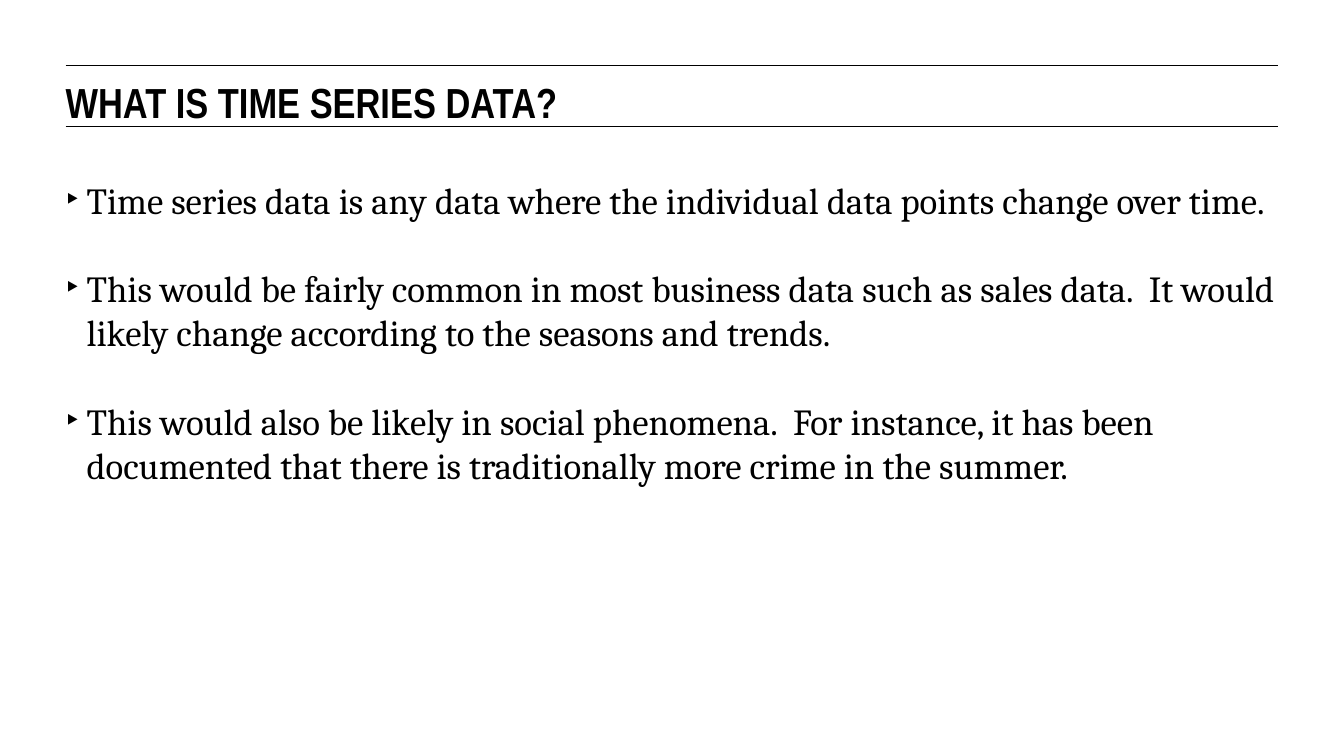
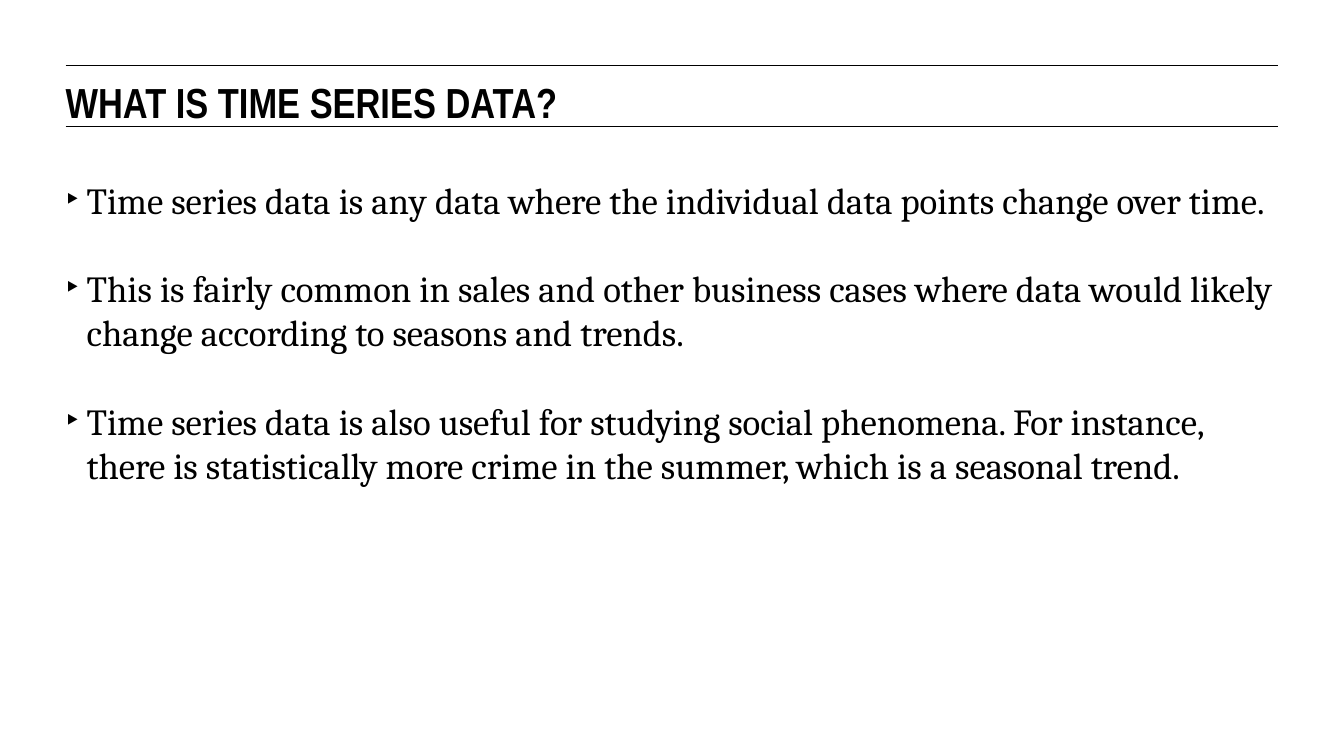
Before and after one commit to eflautt/ga-data-science, a slide deck: slide 12 of lessons/lesson-15/15-time-series-analysis.pptx. Drawn at 1344x755 pixels with LibreOffice and Linux fonts; fonts in the diff are those of the drawing. Boxes give left, top, right and bottom in pixels: in the first picture for what was removed or moved away, otherwise in the second. Text is boxed around its words. In the diff, an @@ line names an element or a change of style, - is before the commit and + after.

```diff
--- a/lessons/lesson-15/15-time-series-analysis.pptx
+++ b/lessons/lesson-15/15-time-series-analysis.pptx
@@ text at (x1=87, y1=276, x2=1272, y2=487): text changed @@
-‣ This would be fairly common in most business data such as sales data. It would likely change according to the seasons and trends.
-‣ This would also be likely in social phenomena. For instance, it has been documented that there is traditionally more crime in the summer.
+‣ This is fairly common in sales and other business cases where data would likely change according to seasons and trends.
+‣ Time series data is also useful for studying social phenomena. For instance, there is statistically more crime in the summer, which is a seasonal trend.
```
Also in this commit, not shown: 24 other slides changed, 1 slide added.
